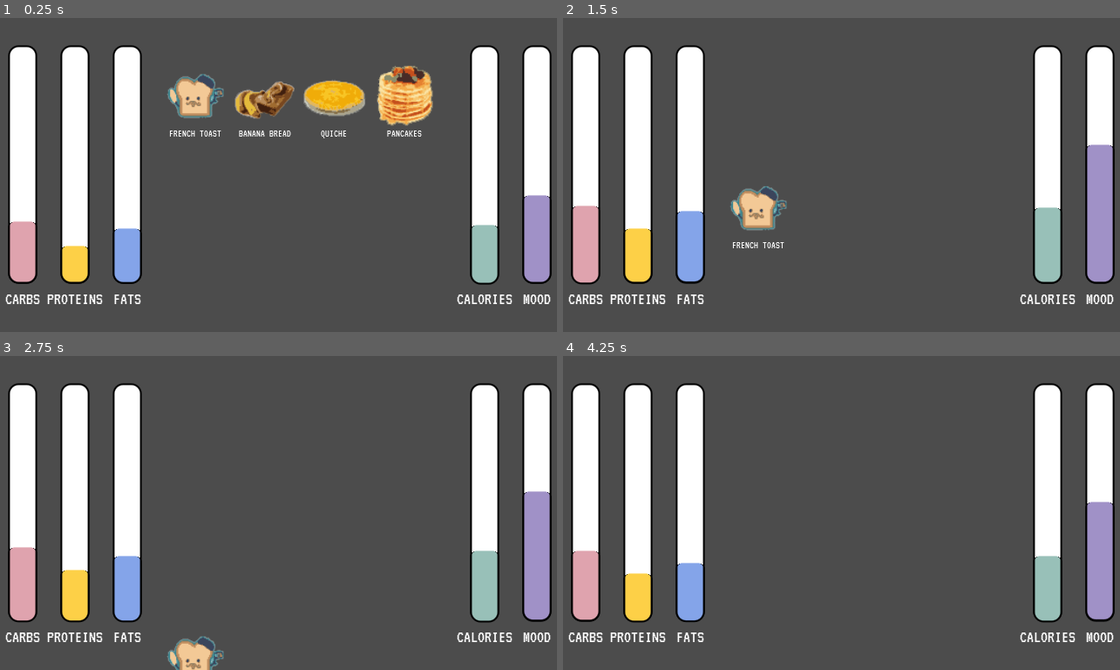
Above: before the commit, frames 1-4 (two rows, left to right).
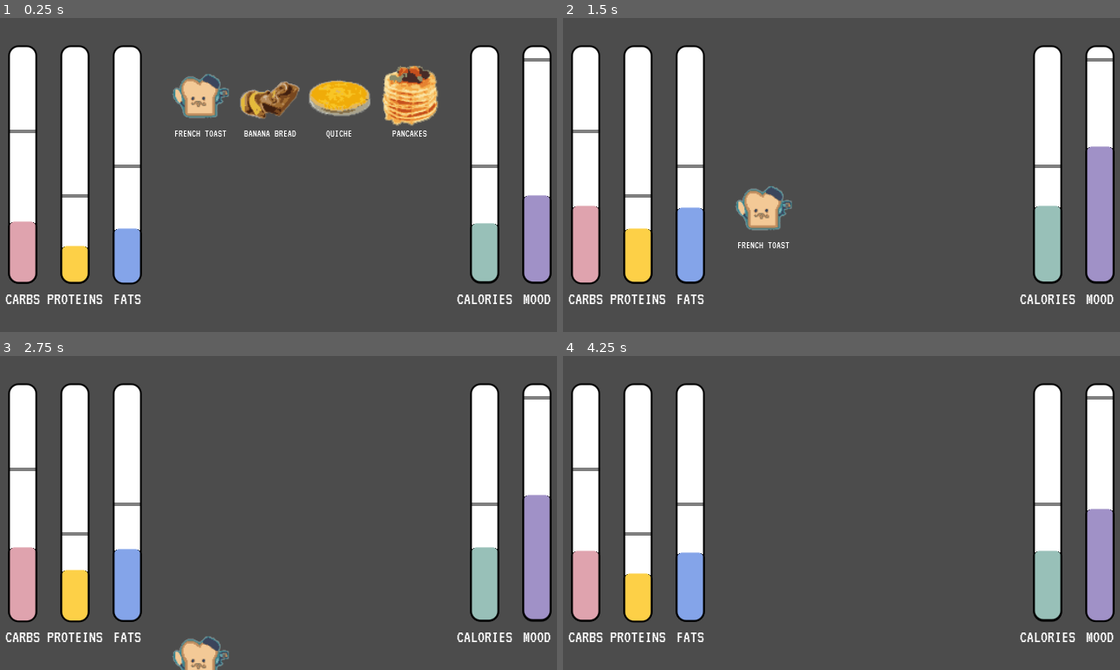
Above: after the commit, the same moments.

Repository: knightsean00/hippo
Game: Godot game, scene res://Scene/Game.tscn
Same seed, same stepped clock (60 frames per second), same inputs: the game is played once before the commit and once after it.
Inputs (mouse positions are in pixels of both pictures, inside the frame that each line leads up to):
- Up to frame 1 (0.25 s): no input
- Up to frame 2 (1.5 s): move the mouse to (757, 118) at 0.52 s; click (757, 118) at 0.67 s; move the mouse to (730, 190) at 1.27 s; click (730, 190) at 1.42 s
- Up to frame 3 (2.75 s): move the mouse to (334, 443) at 2.02 s; click (334, 443) at 2.17 s
- Up to frame 4 (4.25 s): move the mouse to (813, 575) at 2.77 s; click (813, 575) at 2.92 s; move the mouse to (1008, 560) at 3.52 s; click (1008, 560) at 3.67 s

The runs differ from the first frame. In frame 1, 4.4% of the frame differs, in the area x 1-99%, y 12-85%; in frame 2, 1.3%; in frame 3, 1.2%; in frame 4, 0.8%.

Commit message:
Add sounds and ideal value to bar

Diff:
--- a/src/Bar.tscn
+++ b/src/Bar.tscn
@@ -36,6 +36,12 @@
 custom_styles/panel = ExtResource( 2 )
 script = ExtResource( 1 )
 
+[node name="Ideal" type="ColorRect" parent="."]
+margin_top = 72.0
+margin_right = 16.0
+margin_bottom = 74.0
+color = Color( 0, 0, 0, 0.498039 )
+
 [node name="Label" type="Label" parent="."]
 margin_left = -24.0
 margin_top = 140.0
--- a/src/Scene/FoodRow.gd
+++ b/src/Scene/FoodRow.gd
@@ -1,8 +1,10 @@
 extends Area2D
 
 onready var collision = get_node("CollisionShape2D")
+onready var audio = get_node("AudioStreamPlayer2D")
 
 var foodSprite = load("res://Scene/FoodSprite.tscn").instance()
+var eating_sound = preload("res://Sounds/chomp.wav")
 
 signal ROW_CLICKED
 
@@ -20,14 +22,13 @@
 	# add 4 sprites
 	for i in range(foods.size()):
 		var food_dict = foods[i]
-		self.foods[i].init(food_dict["name"], food_dict["image"], Vector2(i * 40 + 80, startY))
+		self.foods[i].init(food_dict["name"], food_dict["image"], Vector2(i * 40 + 83, startY))
 		self.foods[i].connect("FOOD_CLICKED", self, "food_selected")
 
-#func food_selected(food_name):
-#	print(food_name + " was clicked")
 
 func food_selected(food_name):
 	if not clicked:
+		audio.play()
 		emit_signal("ROW_CLICKED", food_name)
 		clicked = true
 		for sprite in self.foods:
--- a/src/Scene/FoodRow.tscn
+++ b/src/Scene/FoodRow.tscn
@@ -1,8 +1,12 @@
-[gd_scene load_steps=2 format=2]
+[gd_scene load_steps=3 format=2]
 
 [ext_resource path="res://Scene/FoodRow.gd" type="Script" id=1]
+[ext_resource path="res://Sounds/chomp.wav" type="AudioStream" id=2]
 
 [node name="FoodRow" type="Area2D"]
 script = ExtResource( 1 )
 
 [node name="CollisionShape2D" type="CollisionShape2D" parent="."]
+
+[node name="AudioStreamPlayer2D" type="AudioStreamPlayer2D" parent="."]
+stream = ExtResource( 2 )
--- a/src/Scene/Game.gd
+++ b/src/Scene/Game.gd
@@ -29,7 +29,7 @@
 		"init_val": 35,
 		"max_val": 150,
 		"ideal_val": 75,
-		"rate": -.05,
+		"rate": -.025,
 		"color": Color("#85A5EA"),
 		"position": Vector2(65, 16)
 	},
@@ -38,7 +38,7 @@
 		"init_val": 1000,
 		"max_val": 4000,
 		"ideal_val": 2000,
-		"rate": -1,
+		"rate": -.75,
 		"color": Color("#99C1B9"),
 		"position": Vector2(270, 16)
 	},
@@ -46,8 +46,8 @@
 		"label": "mood",
 		"init_val": 7.5,
 		"max_val": 20,
-		"ideal_val": 20,
-		"rate": -.01,
+		"ideal_val": 19,
+		"rate": -.012,
 		"color": Color("#A192C8"),
 		"position": Vector2(300, 16)
 	},
@@ -96,7 +96,7 @@
 		bars[bar["label"]] = load("res://Bar.tscn").instance()
 #		func init(label, init_val, max_val, grow_rate, color = Color(255, 255, 0)):
 	for bar in bar_info:
-		bars[bar["label"]].init(bar["label"], bar["init_val"], bar["max_val"], bar["rate"], bar["color"])
+		bars[bar["label"]].init(bar["label"], bar["init_val"], bar["ideal_val"], bar["max_val"], bar["rate"], bar["color"])
 		bars[bar["label"]].set_position(bar["position"])
 		get_parent().call_deferred("add_child", bars[bar["label"]])
 
--- a/src/Scene/ParentBar.gd
+++ b/src/Scene/ParentBar.gd
@@ -2,19 +2,22 @@
 
 onready var inner_bar = get_node("Inner")
 onready var label_node = get_node("Label")
+onready var ideal = get_node("Ideal")
 
 var cur_val
 var max_val
 var label
 var grow_rate
 var color
+var ideal_val
 
 #TODO: add function to deal with food selection
 #TODO: add line for ideal value
 
-func init(label, init_val, max_val, grow_rate, color = Color(255, 255, 0)):
+func init(label, init_val, ideal_val, max_val, grow_rate, color = Color(255, 255, 0)):
 	self.label = label
 	self.cur_val = init_val
+	self.ideal_val = ideal_val
 	self.max_val = max_val
 	self.grow_rate = grow_rate
 	self.color = color
@@ -26,3 +29,6 @@
 func _ready():
 	inner_bar.init(self.cur_val, self.max_val, self.grow_rate, self.color)
 	label_node.text = self.label
+
+	var ideal_pos = (1 - (float(self.ideal_val) / float(self.max_val))) * self.get_size().y
+	ideal.set_position(Vector2(0, ideal_pos))
Not shown, added: src/Sounds/chomp.wav.import
Not shown, added: src/Sounds/chomp.wav
